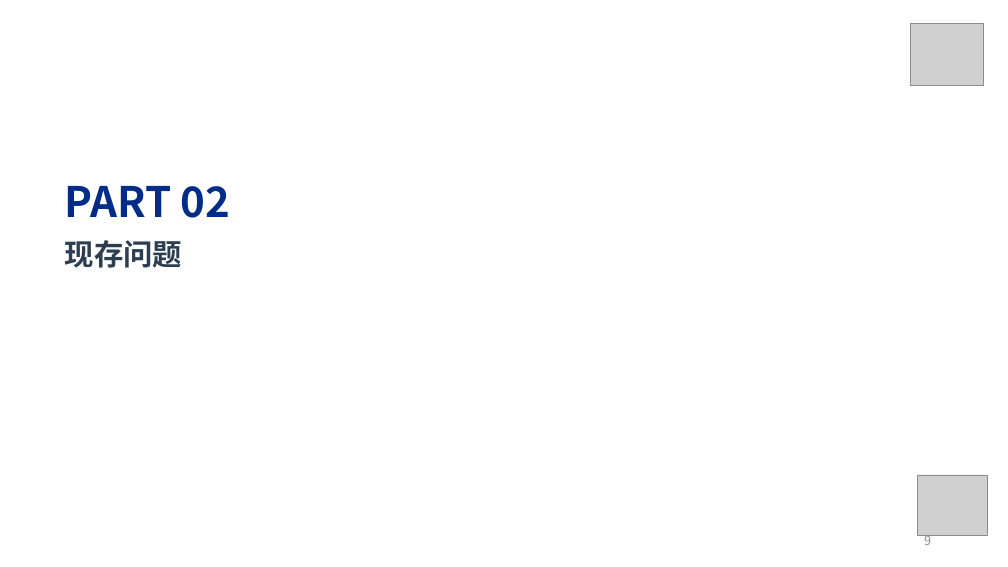
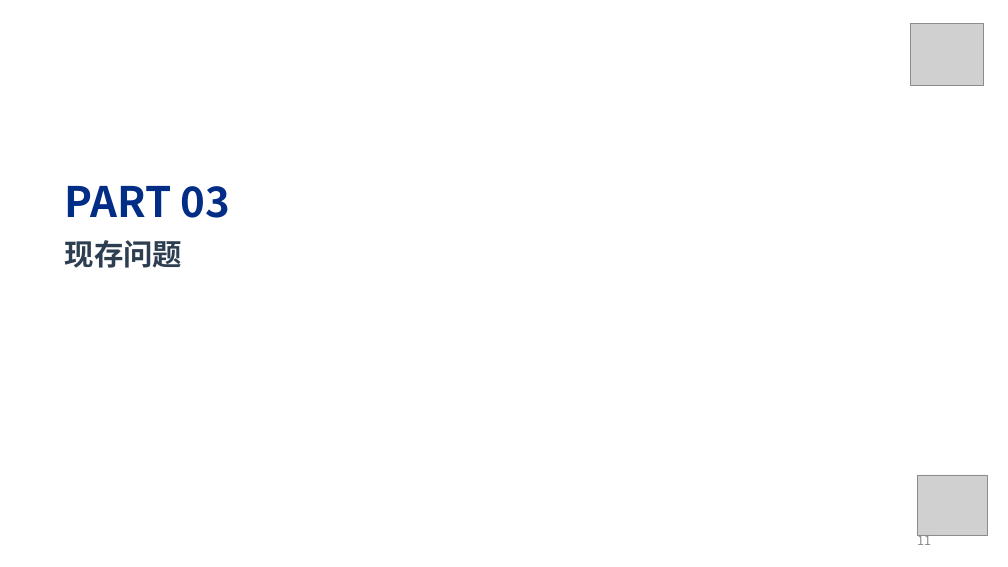
Before and after one commit to BIT-CWH/UndergraduateGraduationProject-2024-BIT-CWH, a slide deck: slide 11 of 中期报告-04-08.pptx (slide 9 before the commit). Drawn at 1008x567 pixels with LibreOffice and Linux fonts; fonts in the diff are those of the drawing; grey boxes stand for pictures; background and template pictures are left out. Boxes give left, top, right and bottom in pixels: in the first picture for what was removed or moved away, otherwise in the second. Text is boxed around its words. In the diff, an @@ line names an element or a change of style, - is before the commit and + after.

```diff
--- a/中期报告-04-08.pptx
+++ b/中期报告-04-08.pptx
@@ text at [65,186,231,218]: text changed @@
-PART 02
+PART 03
@@ page number at [917,532,931,545]: text changed @@
-9
+11
```
Also in this commit, not shown: 6 other slides changed, 2 slides added, 2 other files.
